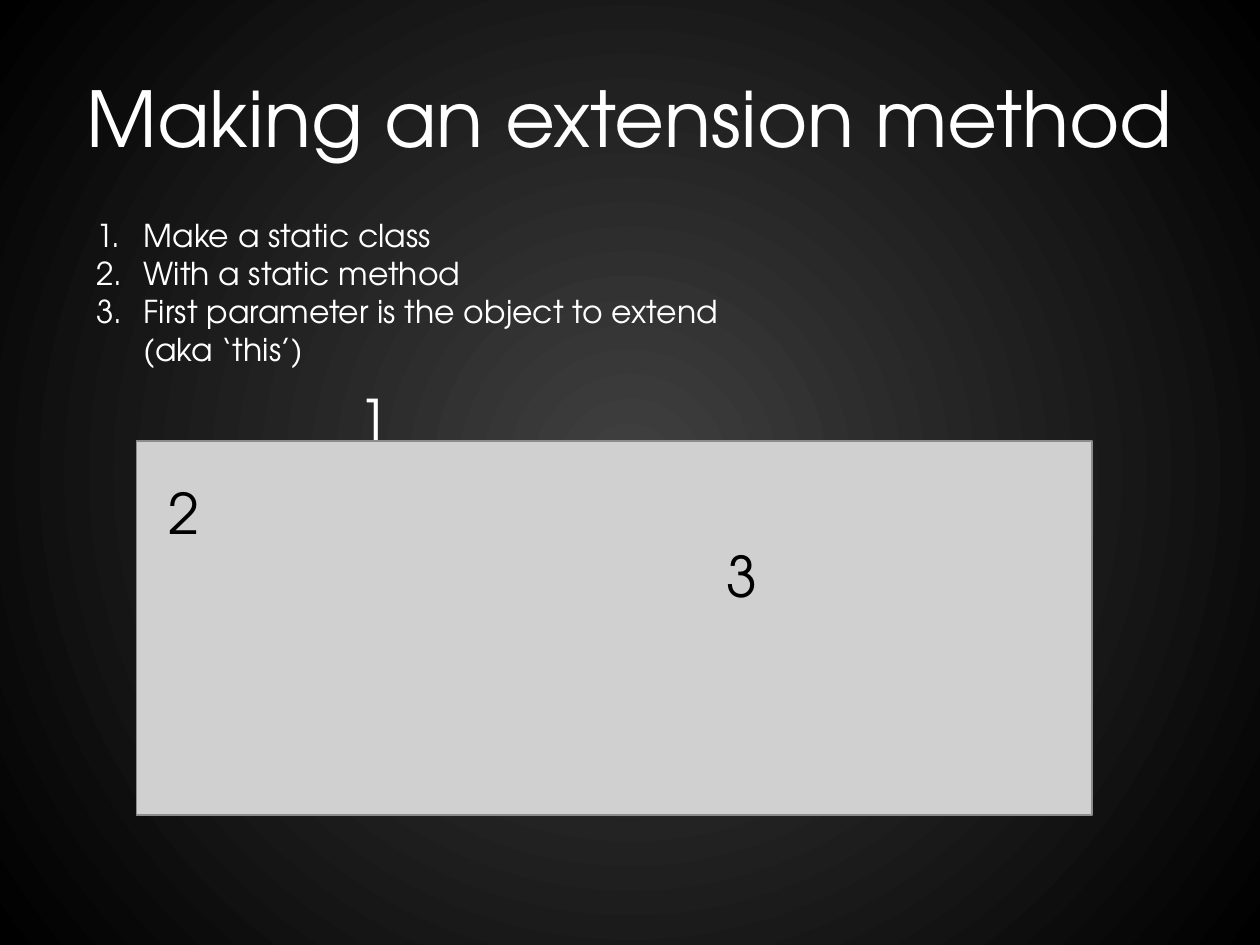
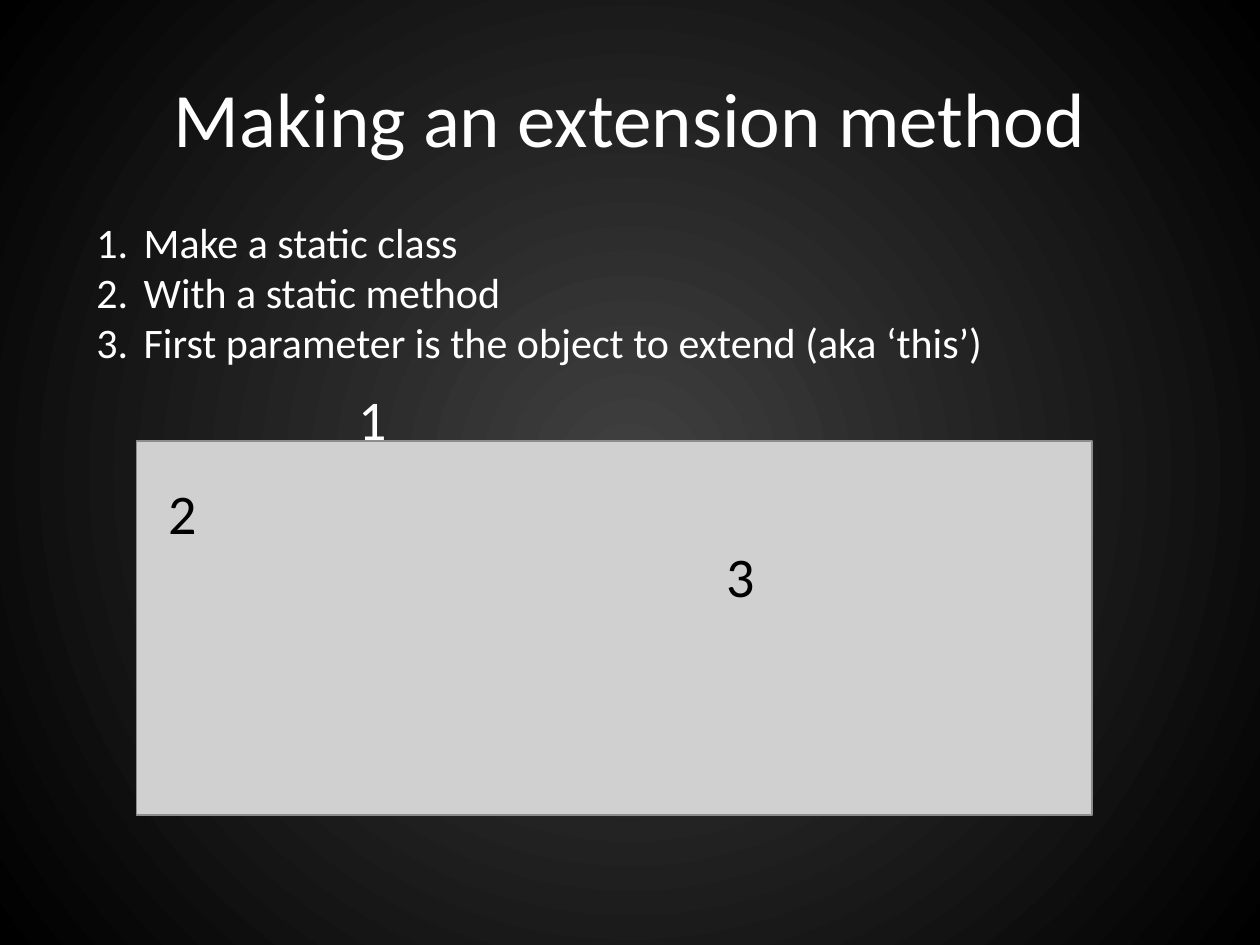
Before and after one commit to RookieOne/Evolve-Your-Code, a slide deck: slide 10 of EvolveYourCode.pptx. Drawn at 1260x945 pixels with LibreOffice and Linux fonts; fonts in the diff are those of the drawing; grey boxes stand for pictures. Boxes give left, top, right and bottom in pixels: in the first picture for what was removed or moved away, otherwise in the second. Text is boxed around its words. In the diff, an @@ line names an element or a change of style, - is before the commit and + after.

```diff
--- a/EvolveYourCode.pptx
+++ b/EvolveYourCode.pptx
@@ text "Make a static class" at box(144, 229, 982, 365): size 18 to 24 pt, font TeX Gyre Adventor to Calibri @@
@@ font TeX Gyre Adventor to Calibri in 4 elements at box(174, 93, 1085, 161), box(359, 404, 387, 453), box(168, 497, 196, 534), box(726, 560, 754, 598) @@
```
Also in this commit, not shown: 76 other slides changed, 6 slides added, 55 other files.
